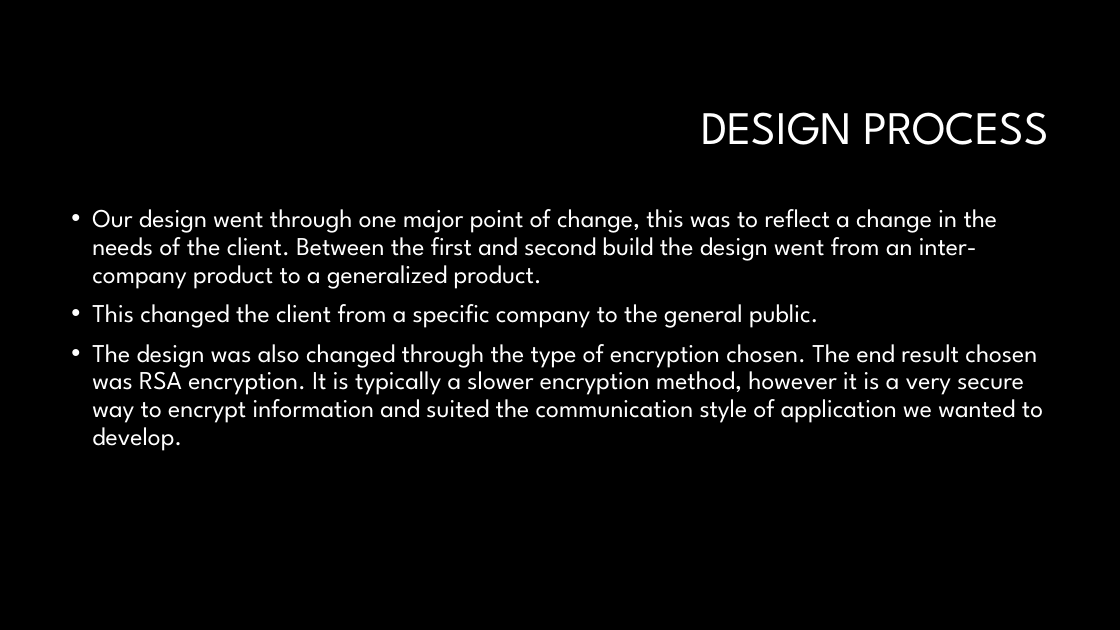
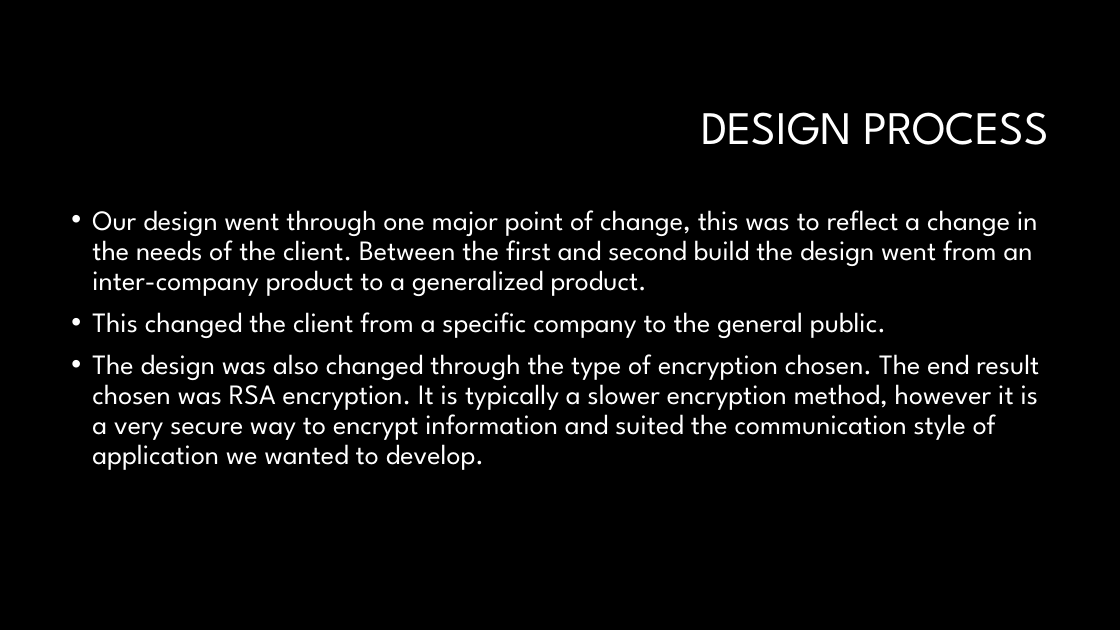
Before and after one commit to leeklarich/wispr, a slide deck: slide 7 of LAST PRESENTATION.pptx. Drawn at 1120x630 pixels with LibreOffice and Linux fonts; fonts in the diff are those of the drawing; background and template pictures are left out. Boxes give left, top, right and bottom in pixels: in the first picture for what was removed or moved away, otherwise in the second. Text is boxed around its words. In the diff, an @@ line names an element or a change of style, - is before the commit and + after.

```diff
--- a/LAST PRESENTATION.pptx
+++ b/LAST PRESENTATION.pptx
@@ text "Our design went through one ..." at (92,210,1039,470): size 22 to 24 pt @@
```
Also in this commit, not shown: 2 other slides changed, 2 slides added, 1 slide removed.
